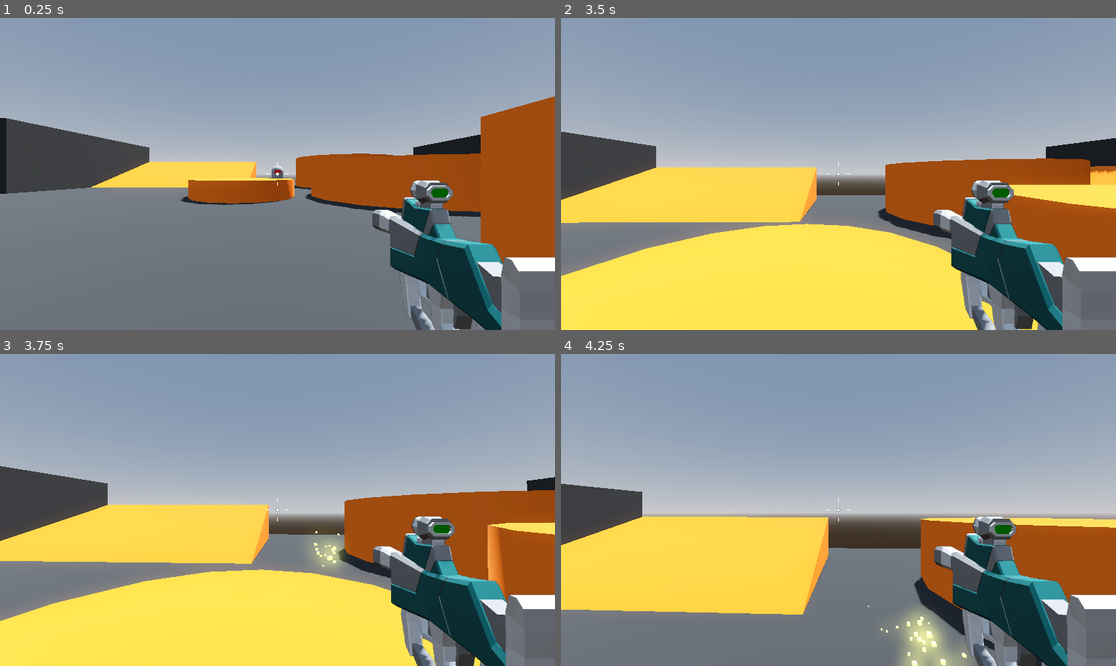
Above: before the commit, frames 1-4 (two rows, left to right).
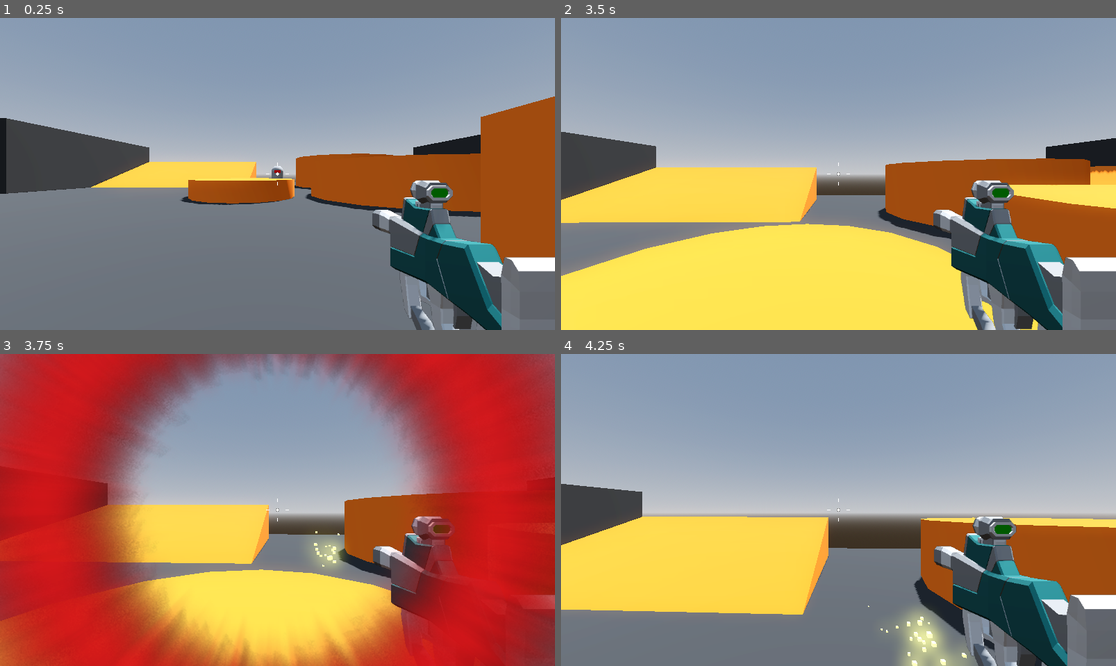
Above: after the commit, the same moments.

Repository: BlurryGames/RoboRampage
Game: Godot game, scene res://levels/sand_box.tscn
Same seed, same stepped clock (60 frames per second), same inputs: the game is played once before the commit and once after it.
Inputs (mouse positions are in pixels of both pictures, inside the frame that each line leads up to):
- Up to frame 1 (0.25 s): no input
- Up to frame 2 (3.5 s): tap Enter at 0.5 s; move the mouse to (832, 180) at 0.52 s; press the mouse at (832, 180) at 0.53 s; hold W (move_forward) 0.53-2.78 s; tap Space (jump) at 0.77, 1.52, 3.02 s; move the mouse to (877, 177) at 1.27 s; release the mouse at (877, 177) at 1.28 s; click (877, 177) at 1.35 s; move the mouse to (794, 170) at 2.02 s; press the mouse at (794, 170) at 2.03 s; move the mouse to (844, 174) at 2.77 s; release the mouse at (844, 174) at 2.78 s; hold A (move_left) from 2.78 s (still down); click (844, 174) at 2.85 s
- Up to frame 3 (3.75 s): move the mouse to (255, 503) at 3.52 s; release A (move_left) at 3.53 s; press the mouse at (255, 503) at 3.53 s; hold W (move_forward) from 3.53 s (still down)
- Up to frame 4 (4.25 s): keep holding W (move_forward); tap Space (jump) at 3.77 s

Frames 1-2 are identical in both runs. In frame 3, 65% of the frame differs, in the area x 0-100%, y 0-100%; in frame 4, nothing differs.

Commit message:
Section4: Robo Rampage / Lesson18: Damage Feedback

Diff:
--- a/player/player.gd
+++ b/player/player.gd
@@ -13,12 +13,17 @@
 
 var hitpoints: int = max_hitpoints:
 	set(value):
+		if value < hitpoints:
+			damage_animation_player.stop(false)
+			damage_animation_player.play("take_damage")
+
 		hitpoints = value
 		print(hitpoints)
 		if hitpoints <= 0:
 			get_tree().quit()
 
 @onready var camera_pivot: Node3D = $CameraPivot
+@onready var damage_animation_player: AnimationPlayer = $DamageTexture/DamageAnimationPlayer
 
 func _ready() -> void:
 	Input.mouse_mode = Input.MOUSE_MODE_CAPTURED
--- a/player/player.tscn
+++ b/player/player.tscn
@@ -1,13 +1,75 @@
-[gd_scene load_steps=7 format=3 uid="uid://b86xs7k1u6yrc"]
+[gd_scene load_steps=11 format=3 uid="uid://b86xs7k1u6yrc"]
 
 [ext_resource type="Script" path="res://player/player.gd" id="1_rqva8"]
 [ext_resource type="Script" path="res://player/smooth_camera.gd" id="2_of6xf"]
 [ext_resource type="Script" path="res://player/crosshair.gd" id="3_l2edp"]
 [ext_resource type="PackedScene" uid="uid://dqdqdrigydbwt" path="res://weapons/s_m_g.tscn" id="3_nrt1c"]
+[ext_resource type="Texture2D" uid="uid://v1ebnthspnru" path="res://player/damage.png" id="5_brkmm"]
 
 [sub_resource type="CapsuleMesh" id="CapsuleMesh_lbar4"]
 
 [sub_resource type="CapsuleShape3D" id="CapsuleShape3D_iqcxw"]
+
+[sub_resource type="Animation" id="Animation_5scwj"]
+resource_name = "take_damage"
+length = 0.4
+tracks/0/type = "value"
+tracks/0/imported = false
+tracks/0/enabled = true
+tracks/0/path = NodePath(".:scale")
+tracks/0/interp = 1
+tracks/0/loop_wrap = true
+tracks/0/keys = {
+"times": PackedFloat32Array(0, 0.4),
+"transitions": PackedFloat32Array(-2, -2),
+"update": 0,
+"values": [Vector2(1, 1), Vector2(1.5, 1.5)]
+}
+tracks/1/type = "value"
+tracks/1/imported = false
+tracks/1/enabled = true
+tracks/1/path = NodePath(".:modulate")
+tracks/1/interp = 1
+tracks/1/loop_wrap = true
+tracks/1/keys = {
+"times": PackedFloat32Array(0, 0.4),
+"transitions": PackedFloat32Array(-2, -2),
+"update": 0,
+"values": [Color(1, 1, 1, 1), Color(1, 1, 1, 0)]
+}
+
+[sub_resource type="Animation" id="Animation_xwth6"]
+length = 0.001
+tracks/0/type = "value"
+tracks/0/imported = false
+tracks/0/enabled = true
+tracks/0/path = NodePath(".:scale")
+tracks/0/interp = 1
+tracks/0/loop_wrap = true
+tracks/0/keys = {
+"times": PackedFloat32Array(0),
+"transitions": PackedFloat32Array(1),
+"update": 0,
+"values": [Vector2(1, 1)]
+}
+tracks/1/type = "value"
+tracks/1/imported = false
+tracks/1/enabled = true
+tracks/1/path = NodePath(".:modulate")
+tracks/1/interp = 1
+tracks/1/loop_wrap = true
+tracks/1/keys = {
+"times": PackedFloat32Array(0),
+"transitions": PackedFloat32Array(1),
+"update": 0,
+"values": [Color(1, 1, 1, 0)]
+}
+
+[sub_resource type="AnimationLibrary" id="AnimationLibrary_6mdmo"]
+_data = {
+"RESET": SubResource("Animation_xwth6"),
+"take_damage": SubResource("Animation_5scwj")
+}
 
 [node name="Player" type="CharacterBody3D" groups=["Player"]]
 script = ExtResource("1_rqva8")
@@ -59,3 +121,19 @@
 [node name="Crosshair" type="Control" parent="CenterContainer"]
 layout_mode = 2
 script = ExtResource("3_l2edp")
+
+[node name="DamageTexture" type="TextureRect" parent="."]
+modulate = Color(1, 1, 1, 0)
+anchors_preset = 15
+anchor_right = 1.0
+anchor_bottom = 1.0
+grow_horizontal = 2
+grow_vertical = 2
+pivot_offset = Vector2(576, 324)
+texture = ExtResource("5_brkmm")
+
+[node name="DamageAnimationPlayer" type="AnimationPlayer" parent="DamageTexture"]
+libraries = {
+"": SubResource("AnimationLibrary_6mdmo")
+}
+autoplay = "RESET"
Binary file added: player/damage.png
Not shown, added: player/damage.png.import
